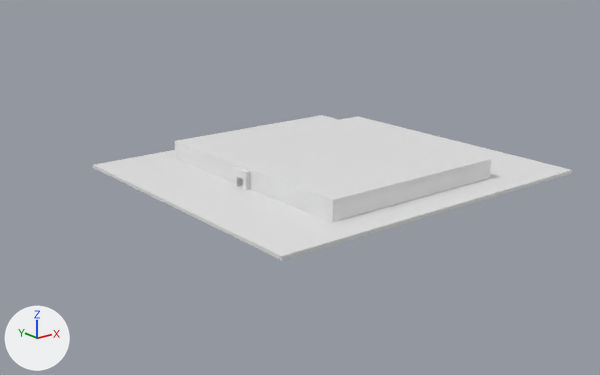
The Blender file Assets/Scenes/Desert/BlenderPyramid.blend, before and after one commit.
The view is the same before and after, from a 50 mm lens placed at (-86.0, -244.0, 92.0), pointed at (103.0, -7.0, -3.0). Every picture has the same lights, and +X, +Y and +Z are marked at lower left. The picture after the commit comes second.

Script lines for the objects in view, before the commit:
```python
me_circle_003 = bpy.data.meshes.new('Circle.003')
me_circle_003.from_pydata(...)  # 1496 vertices, 1303 faces, 75 loose edges; spans x -7.7..2.08, y -4.7..1.32, z 0.0..0.43
me_cube = bpy.data.meshes.new('Cube')
me_cube.from_pydata(...)  # a box spanning x -78.6..1.0, y -1.0..99.2, z -1.0..0.0
me_cube_004 = bpy.data.meshes.new('Cube.004')
me_cube_004.from_pydata(...)  # 12 vertices, 10 faces; spans x -1.0..1.0, y -1.0..1.0, z -1.0..0.19
ob_cisrcle = bpy.data.objects.new('Cisrcle', me_circle_003)
ob_cisrcle.location = (127.0, 28.0, 0.0)
ob_cisrcle.scale = (16.6, 16.6, 16.6)
ob_cube = bpy.data.objects.new('Cube', me_cube)
ob_cube.location = (160.6, -49.1, 7.9)
ob_plane = bpy.data.objects.new('plane', me_cube_004)
ob_plane.location = (124.0, 0.0, 0.0)
ob_plane.scale = (72.7, -63.1, 1.1)
```
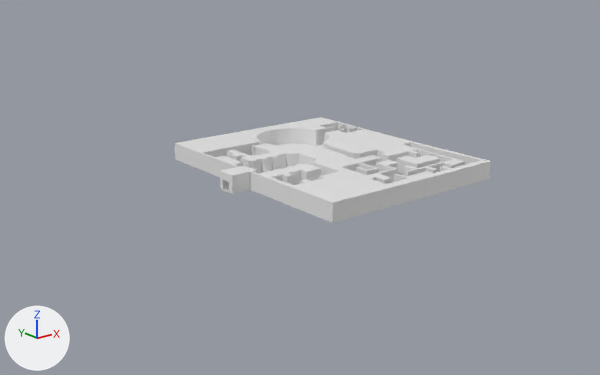
The change, as a list of edits to the scene's bpy script:
```text
Change me_circle_003:
    used by ob_cisrcle; location = (127.0, 28.0, 0.0); scale = (16.6, 16.6, 16.6)
    remove me_circle_003.from_pydata(...)  # 1496 vertices, 1303 faces, 75 loose edges; spans x -7.7..2.08, y -4.7..1.32, z 0.0..0.43
    add me_circle_003.from_pydata(...)  # 1208 vertices, 1201 faces; spans x -3.19..2.08, y -4.7..1.32, z 0.0..0.43
    me_circle_003 part 1: 16 vertices moved from x -2.83, y -1.92..-1.44, z 0.0..0.42 to x -3.19, y -1.92..-1.44, z 0.0..0.42; 246 vertices removed from x -2.71..1.62, y -4.69..1.0, z 0.0..0.42
    other edits to the shape of me_circle_003 do not show in these pictures
Change ob_plane:
    add ob_plane.hide_set(True)
Change ob_cube:
    add ob_cube.hide_set(True)
```

Location of each change, [x1, y1, x2, y2] in pixels of the pictures (600 x 375 px):
'Cisrcle', reshaped
    before: [175, 144, 491, 222]
    after: [175, 117, 491, 223]
'plane', hidden
    before: [93, 116, 573, 260]
'Cube', hidden
    before: [174, 115, 491, 203]
part 1 of me_circle_003, built on
    before: [230, 164, 487, 206]
    after: [220, 167, 251, 194]
